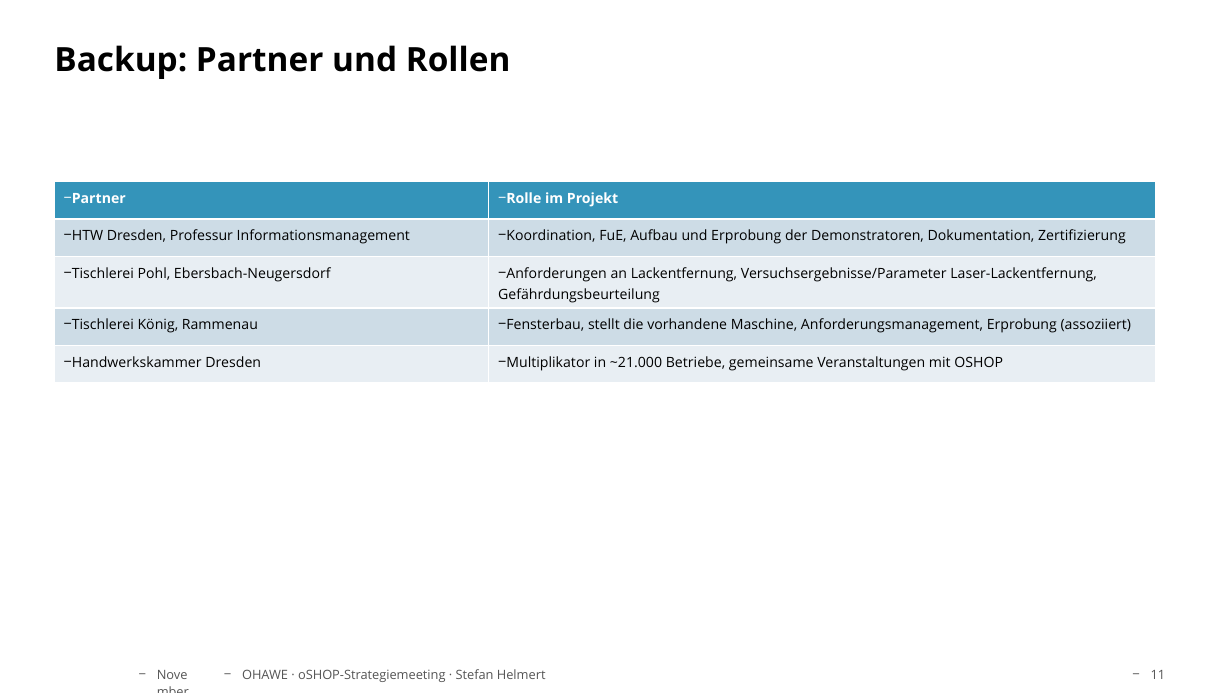
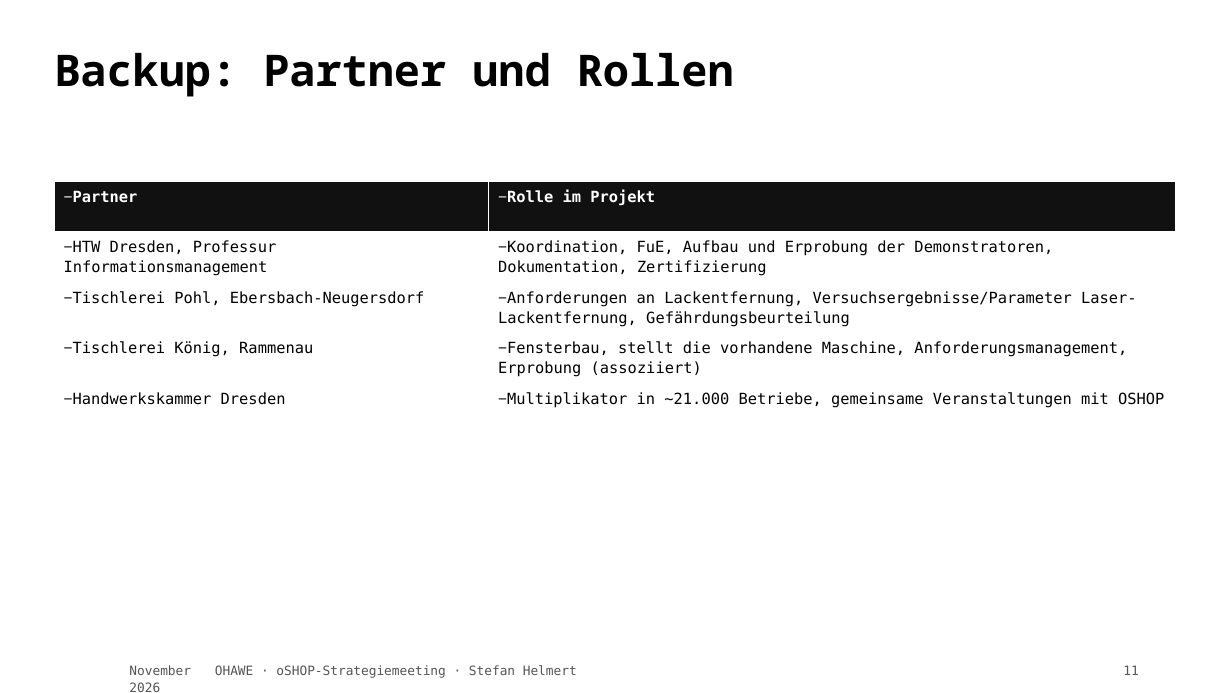
Before and after one commit to TheTesla/slides-oshop-strategieemeeting-ohawe, a slide deck: slide 11 of ohawe-strategie.pptx. Drawn at 1232x693 pixels with LibreOffice and Linux fonts; fonts in the diff are those of the drawing; background and template pictures are left out. Boxes give left, top, right and bottom in pixels: in the first picture for what was removed or moved away, otherwise in the second. Text is boxed around its words. In the diff, an @@ line names an element or a change of style, - is before the commit and + after.

```diff
--- a/ohawe-strategie.pptx
+++ b/ohawe-strategie.pptx
@@ text "Backup: Partner und Rollen" at [54,53,734,97]: size 26 to 34 pt, font Open Sans to Noto Sans Mono; line spacing 1 to 1.1; more space between paragraphs @@
@@ table at [55,181,1177,433] @@
@@ fill #3494BA to #111111 in row 1 @@
@@ fill #CEDCE7 to #FFFFFF in 4 cells @@
@@ fill #E8EEF3 to #FFFFFF in 4 cells @@
@@ size 11 to 12 pt, font Open Sans to DejaVu Sans Mono @@
@@ table: place and size @@
-table at [55,181,1156,375]
+table at [55,181,1177,433]
@@ font Open Sans to DejaVu Sans Mono; bullet − to none; less space between paragraphs in 3 elements at [129,665,191,692], [1123,665,1138,675], [215,665,577,678] @@
```
Also in this commit, not shown: 10 other slides changed, 4 other files.
